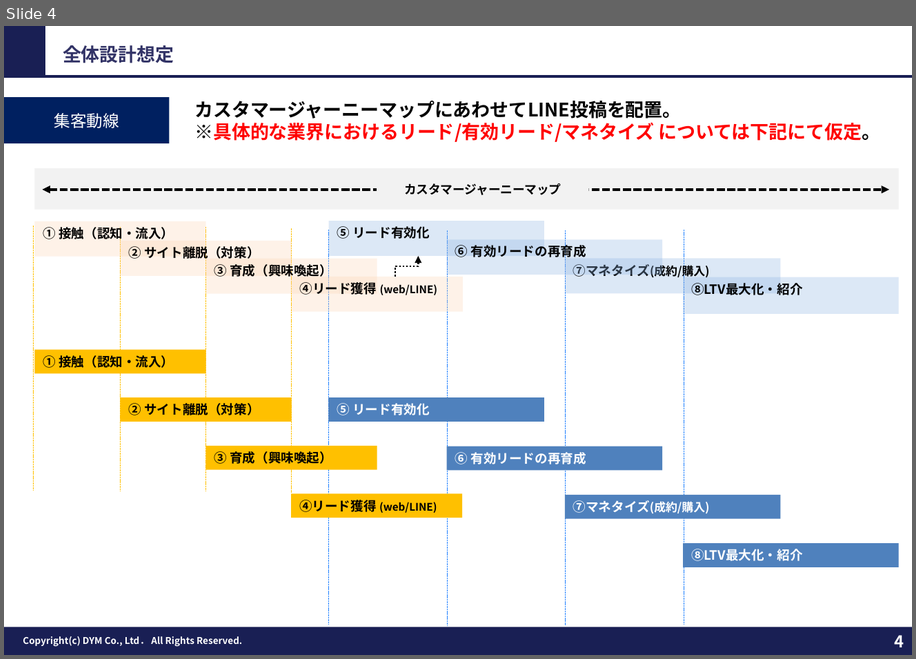
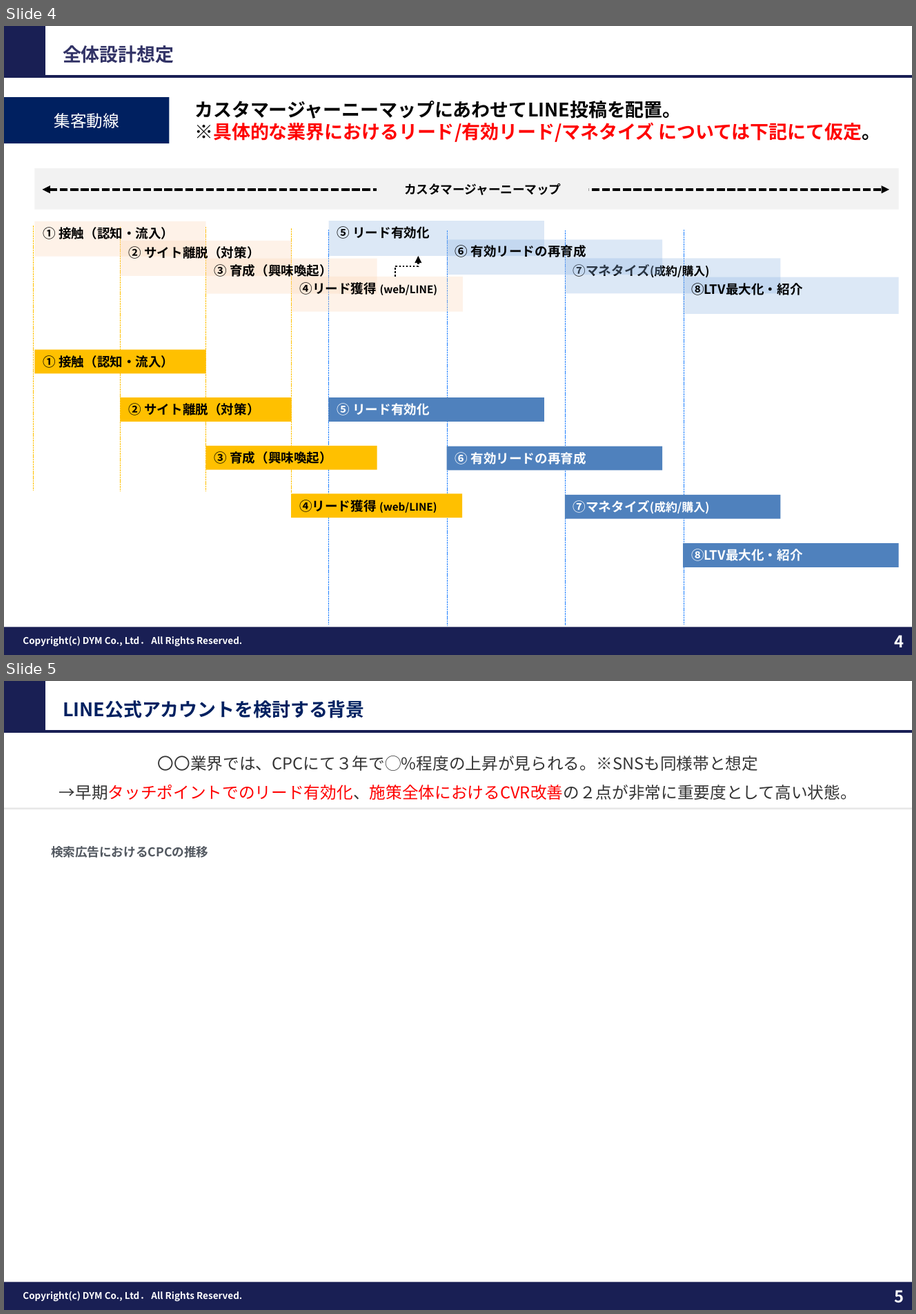
Before and after one commit to tonomura-r-dev/folder, a slide deck: DYM_LINEOA_業界汎用_ご提案.pptx. Shown one above the other, each under a label of ours: slide 4 before the commit, slides 4 and 5 after it. The pictures are 916x659 and 916x1314 pixels, drawn with LibreOffice and Linux fonts; fonts in the diff are those of the drawing; background and template pictures are left out. Boxes give left, top, right and bottom in pixels: in the first picture for what was removed or moved away, otherwise in the second. Text is boxed around its words. In the diff, an @@ line names an element or a change of style, - is before the commit and + after.

```diff
--- a/DYM_LINEOA_業界汎用_ご提案.pptx
+++ b/DYM_LINEOA_業界汎用_ご提案.pptx
@@ slide 5 added at box(4, 681, 912, 1310), background #FFFFFF; not listed: 5 template elements that a slide beside it also shows @@
@@ text added at box(63, 700, 365, 718), 16 pt, text #002060, bold @@
+LINE公式アカウントを検討する背景
@@ text added at box(59, 756, 857, 800), 14 pt, text #343434 @@
+〇〇業界では、CPCにて３年で◯%程度の上昇が見られる。※SNSも同様帯と想定
+→早期タッチポイントでのリード有効化、施策全体におけるCVR改善の２点が非常に重要度として高い状態。
@@ line added from (4, 809) to (912, 809), #D9D9D9 1.5 pt @@
@@ text added at box(51, 846, 209, 858), 10.5 pt, text #525860, bold @@
+検索広告におけるCPCの推移
```
Also in this commit, not shown: 10 other slides added, 4 other files.
